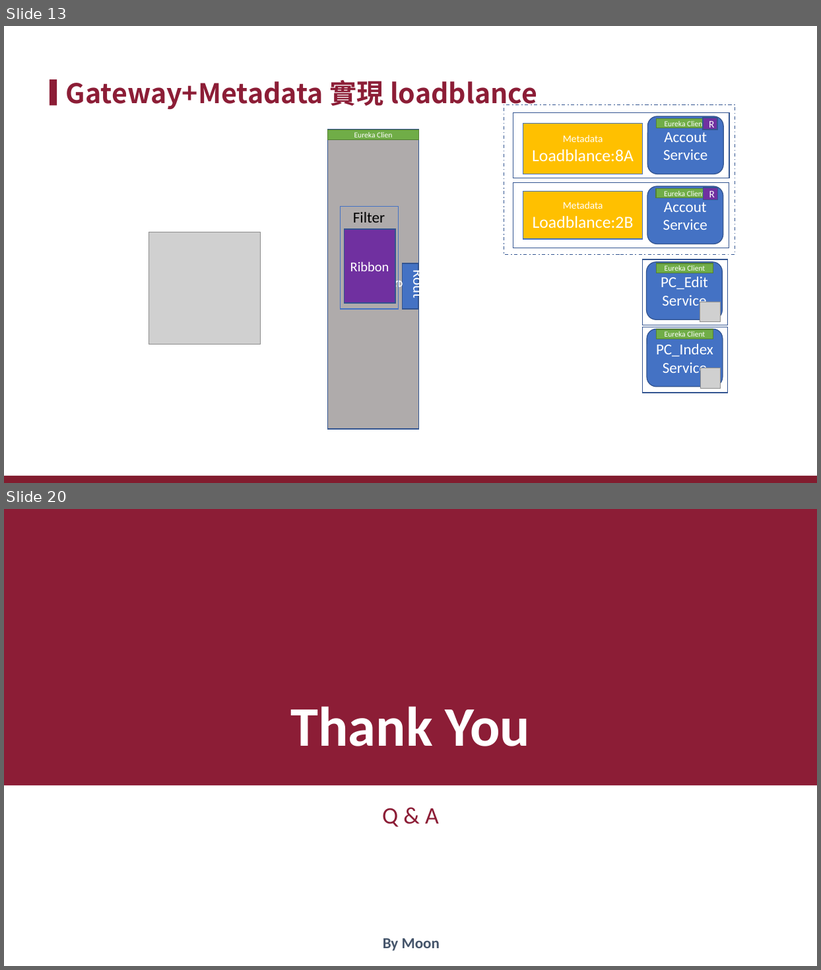
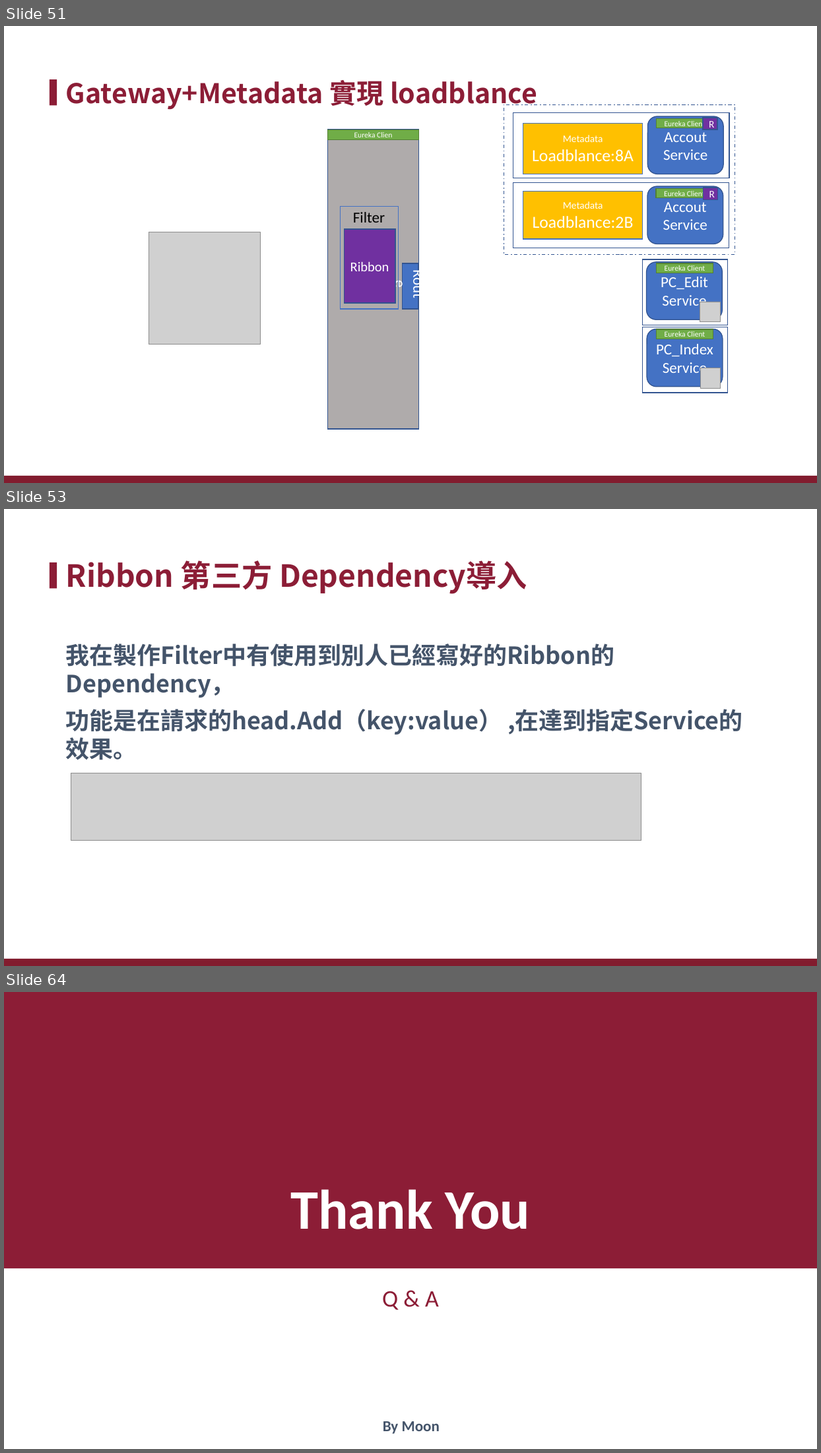
Before and after one commit to xiauchen/3__EurekaAndZuul, a slide deck: EurekaAndZuul.pptx. Shown one above the other, each under a label of ours: slides 13 and 20 before the commit, slides 51, 53 and 64 after it; the slides between them are not shown. The pictures are 821x970 and 821x1453 pixels, drawn with LibreOffice and Linux fonts; fonts in the diff are those of the drawing; grey boxes stand for pictures; background and template pictures are left out. Boxes give left, top, right and bottom in pixels: in the first picture for what was removed or moved away, otherwise in the second. Text is boxed around its words. In the diff, an @@ line names an element or a change of style, - is before the commit and + after.

```diff
--- a/EurekaAndZuul.pptx
+++ b/EurekaAndZuul.pptx
@@ slide 53 added at bbox=[4, 509, 817, 966], background #FFFFFF; not listed: 2 template elements that a slide beside it also shows @@
@@ title added at bbox=[66, 560, 527, 594], 36 pt, text #8C1D36, bold @@
+Ribbon 第三方 Dependency導入
@@ text added at bbox=[66, 644, 743, 760], 28 pt, text #44546A, bold @@
+我在製作Filter中有使用到別人已經寫好的Ribbon的Dependency，
+功能是在請求的head.Add（key:value） ,在達到指定Service的效果。
@@ picture added at bbox=[71, 773, 642, 841] @@
@@ what was slide 13 is now slide 51 @@
@@ what was slide 20 is now slide 64 @@
```
Also in this commit, not shown: 12 slides changed, 49 other slides added, 6 slides removed, 12 other files.
